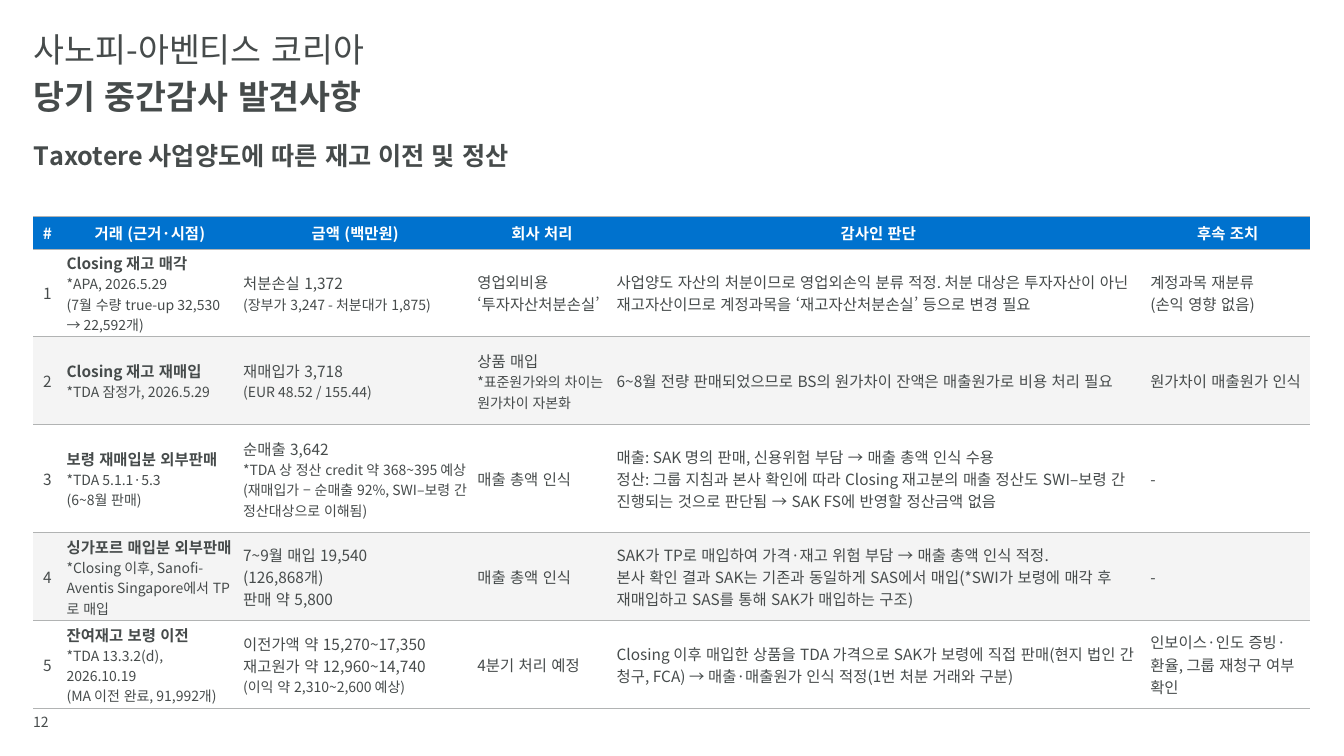
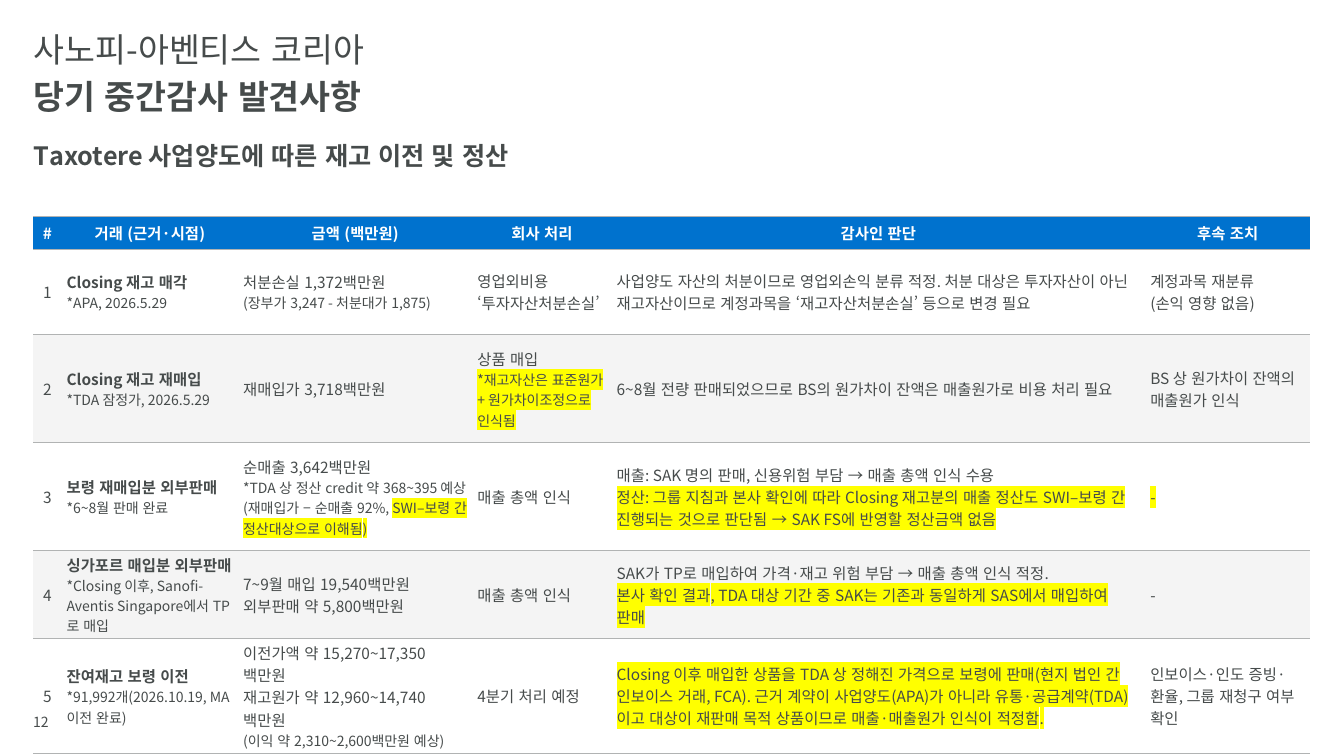
Before and after one commit to hansesle-maker/code, a slide deck: slide 12 of deliverables/SAK_FY2026_Interim_Closing_KO.pptx. Drawn at 1344x756 pixels with LibreOffice and Linux fonts; fonts in the diff are those of the drawing; background and template pictures are left out. Boxes give left, top, right and bottom in pixels: in the first picture for what was removed or moved away, otherwise in the second. Text is boxed around its words. In the diff, an @@ line names an element or a change of style, - is before the commit and + after.

```diff
--- a/deliverables/SAK_FY2026_Interim_Closing_KO.pptx
+++ b/deliverables/SAK_FY2026_Interim_Closing_KO.pptx
@@ table at (x1=33, y1=217, x2=1310, y2=753) @@
-row 2, column 2: Closing 재고 매각 / *APA, 2026.5.29 / (7월 수량 true-up 32,530 → 22,592개)
+row 2, column 2: Closing 재고 매각 / *APA, 2026.5.29
-row 2, column 3: 처분손실 1,372 / (장부가 3,247 - 처분대가 1,875)
+row 2, column 3: 처분손실 1,372백만원 / (장부가 3,247 - 처분대가 1,875)
-row 3: 2 | Closing 재고 재매입 / *TDA 잠정가, 2026.5.29 | 재매입가 3,718 / (EUR 48.52 / 155.44) | 상품 매입 / *표준원가와의 차이는 원가차이 자본화 | 6~8월 전량 판매되었으므로 BS의 원가차이 잔액은 매출원가로 비용 처리 필요 | 원가차이 매출원가 인식
+row 3: 2 | Closing 재고 재매입 / *TDA 잠정가, 2026.5.29 | 재매입가 3,718백만원 | 상품 매입 / *재고자산은 표준원가 + 원가차이조정으로 인식됨 | 6~8월 전량 판매되었으므로 BS의 원가차이 잔액은 매출원가로 비용 처리 필요 | BS 상 원가차이 잔액의 매출원가 인식
-row 4, column 2: 보령 재매입분 외부판매 / *TDA 5.1.1·5.3 / (6~8월 판매)
+row 4, column 2: 보령 재매입분 외부판매 / *6~8월 판매 완료
-row 4, column 3: 순매출 3,642 / *TDA 상 정산 credit 약 368~395 예상 / (재매입가 − 순매출 92%, SWI–보령 간 정산대상으로 이해됨)
+row 4, column 3: 순매출 3,642백만원 / *TDA 상 정산 credit 약 368~395 예상 / (재매입가 − 순매출 92%, SWI–보령 간 정산대상으로 이해됨)
-row 5, column 3: 7~9월 매입 19,540 / (126,868개) / 판매 약 5,800
+row 5, column 3: 7~9월 매입 19,540백만원 / 외부판매 약 5,800백만원
-row 5, column 5: SAK가 TP로 매입하여 가격·재고 위험 부담 → 매출 총액 인식 적정. / 본사 확인 결과 SAK는 기존과 동일하게 SAS에서 매입(*SWI가 보령에 매각 후 재매입하고 SAS를 통해 SAK가 매입하는 구조)
+row 5, column 5: SAK가 TP로 매입하여 가격·재고 위험 부담 → 매출 총액 인식 적정. / 본사 확인 결과, TDA 대상 기간 중 SAK는 기존과 동일하게 SAS에서 매입하여 판매
-row 6: 5 | 잔여재고 보령 이전 / *TDA 13.3.2(d), 2026.10.19 / (MA 이전 완료, 91,992개) | 이전가액 약 15,270~17,350 / 재고원가 약 12,960~14,740 / (이익 약 2,310~2,600 예상) | 4분기 처리 예정 | Closing 이후 매입한 상품을 TDA 가격으로 SAK가 보령에 직접 판매(현지 법인 간 청구, FCA) → 매출·매출원가 인식 적정(1번 처분 거래와 구분) | 인보이스·인도 증빙·환율, 그룹 재청구 여부 확인
+row 6: 5 | 잔여재고 보령 이전 / *91,992개(2026.10.19, MA 이전 완료) | 이전가액 약 15,270~17,350백만원 / 재고원가 약 12,960~14,740백만원 / (이익 약 2,310~2,600백만원 예상) | 4분기 처리 예정 | Closing 이후 매입한 상품을 TDA 상 정해진 가격으로 보령에 판매(현지 법인 간 인보이스 거래, FCA). 근거 계약이 사업양도(APA)가 아니라 유통·공급계약(TDA)이고 대상이 재판매 목적 상품이므로 매출·매출원가 인식이 적정함. | 인보이스·인도 증빙·환율, 그룹 재청구 여부 확인
@@ highlight none to #FFFF00 in "정산: 그룹 지침과 본사 확인에 따라 Closing ...", "-" @@
```
Also in this commit, not shown: 4 other slides changed, 1 other file.
